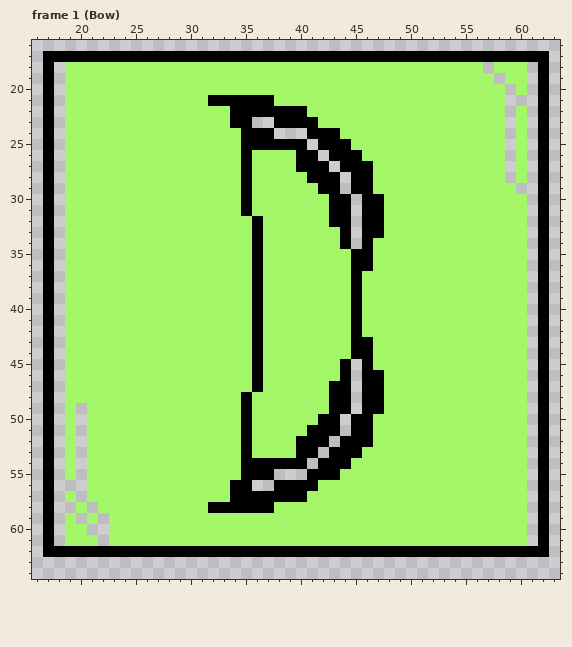
Edited in one commit: pixel-art file (Assets/Sprites/POO_Principles_Project_Wireframe.aseprite). Above: the version before the commit.
80x80 pixels, 3 frames. Shown: frame 1 (Bow): x 16..63, y 16..64. The commit also changed other frames, which this record leaves out.
Once edited:
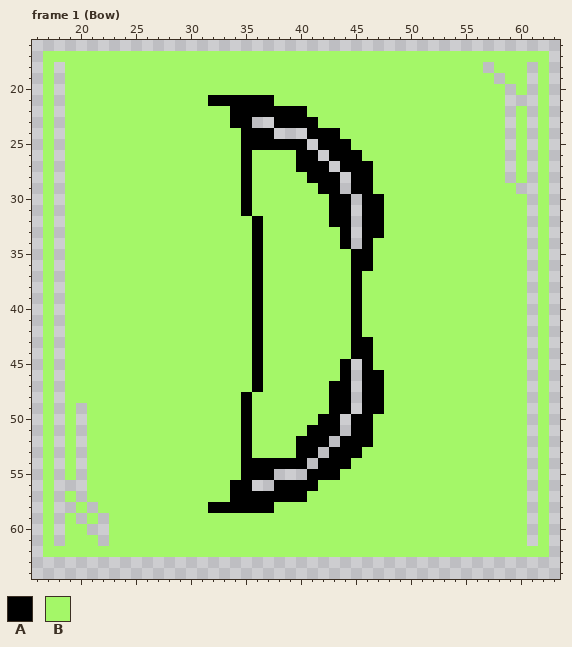
Palette (. is transparent): A #000000  B #a4f768
Diff:
--- frame 1 (Bow)
@@ x 16..63 @@
 16 ................................................
-17 .AAAAAAAAAAAAAAAAAAAAAAAAAAAAAAAAAAAAAAAAAAAAAA.
-18 .A.BBBBBBBBBBBBBBBBBBBBBBBBBBBBBBBBBBBBBB.BBB.A.
-19 .A.BBBBBBBBBBBBBBBBBBBBBBBBBBBBBBBBBBBBBBB.BB.A.
-20 .A.BBBBBBBBBBBBBBBBBBBBBBBBBBBBBBBBBBBBBBBB.B.A.
-21 .A.BBBBBBBBBBBBBAAAAAABBBBBBBBBBBBBBBBBBBBB...A.
-22 .A.BBBBBBBBBBBBBBBAAAAAAABBBBBBBBBBBBBBBBBB.B.A.
-23 .A.BBBBBBBBBBBBBBBAA..AAAABBBBBBBBBBBBBBBBB.B.A.
-24 .A.BBBBBBBBBBBBBBBBAAA...AAABBBBBBBBBBBBBBB.B.A.
-25 .A.BBBBBBBBBBBBBBBBAAAAAA.AAABBBBBBBBBBBBBB.B.A.
-26 .A.BBBBBBBBBBBBBBBBABBBBAA.AAABBBBBBBBBBBBB.B.A.
-27 .A.BBBBBBBBBBBBBBBBABBBBAAA.AAABBBBBBBBBBBB.B.A.
-28 .A.BBBBBBBBBBBBBBBBABBBBBAAA.AABBBBBBBBBBBB.B.A.
-29 .A.BBBBBBBBBBBBBBBBABBBBBBAA.AABBBBBBBBBBBBB..A.
-30 .A.BBBBBBBBBBBBBBBBABBBBBBBAA.AABBBBBBBBBBBBB.A.
-31 .A.BBBBBBBBBBBBBBBBABBBBBBBAA.AABBBBBBBBBBBBB.A.
-32 .A.BBBBBBBBBBBBBBBBBABBBBBBAA.AABBBBBBBBBBBBB.A.
-33 .A.BBBBBBBBBBBBBBBBBABBBBBBBA.AABBBBBBBBBBBBB.A.
-34 .A.BBBBBBBBBBBBBBBBBABBBBBBBA.ABBBBBBBBBBBBBB.A.
-35 .A.BBBBBBBBBBBBBBBBBABBBBBBBBAABBBBBBBBBBBBBB.A.
-36 .A.BBBBBBBBBBBBBBBBBABBBBBBBBAABBBBBBBBBBBBBB.A.
-37 .A.BBBBBBBBBBBBBBBBBABBBBBBBBABBBBBBBBBBBBBBB.A.
-38 .A.BBBBBBBBBBBBBBBBBABBBBBBBBABBBBBBBBBBBBBBB.A.
-39 .A.BBBBBBBBBBBBBBBBBABBBBBBBBABBBBBBBBBBBBBBB.A.
-40 .A.BBBBBBBBBBBBBBBBBABBBBBBBBABBBBBBBBBBBBBBB.A.
-41 .A.BBBBBBBBBBBBBBBBBABBBBBBBBABBBBBBBBBBBBBBB.A.
-42 .A.BBBBBBBBBBBBBBBBBABBBBBBBBABBBBBBBBBBBBBBB.A.
-43 .A.BBBBBBBBBBBBBBBBBABBBBBBBBAABBBBBBBBBBBBBB.A.
-44 .A.BBBBBBBBBBBBBBBBBABBBBBBBBAABBBBBBBBBBBBBB.A.
-45 .A.BBBBBBBBBBBBBBBBBABBBBBBBA.ABBBBBBBBBBBBBB.A.
-46 .A.BBBBBBBBBBBBBBBBBABBBBBBBA.AABBBBBBBBBBBBB.A.
-47 .A.BBBBBBBBBBBBBBBBBABBBBBBAA.AABBBBBBBBBBBBB.A.
-48 .A.BBBBBBBBBBBBBBBBABBBBBBBAA.AABBBBBBBBBBBBB.A.
-49 .A.B.BBBBBBBBBBBBBBABBBBBBBAA.AABBBBBBBBBBBBB.A.
-50 .A.B.BBBBBBBBBBBBBBABBBBBBAA.AABBBBBBBBBBBBBB.A.
-51 .A.B.BBBBBBBBBBBBBBABBBBBAAA.AABBBBBBBBBBBBBB.A.
-52 .A.B.BBBBBBBBBBBBBBABBBBAAA.AAABBBBBBBBBBBBBB.A.
-53 .A.B.BBBBBBBBBBBBBBABBBBAA.AAABBBBBBBBBBBBBBB.A.
-54 .A.B.BBBBBBBBBBBBBBAAAAAA.AAABBBBBBBBBBBBBBBB.A.
-55 .A.B.BBBBBBBBBBBBBBAAA...AAABBBBBBBBBBBBBBBBB.A.
-56 .A...BBBBBBBBBBBBBAA..AAAABBBBBBBBBBBBBBBBBBB.A.
-57 .A.B.BBBBBBBBBBBBBAAAAAAABBBBBBBBBBBBBBBBBBBB.A.
-58 .A..B.BBBBBBBBBBAAAAAABBBBBBBBBBBBBBBBBBBBBBB.A.
-59 .A.B.B.BBBBBBBBBBBBBBBBBBBBBBBBBBBBBBBBBBBBBB.A.
-60 .A.BB..BBBBBBBBBBBBBBBBBBBBBBBBBBBBBBBBBBBBBB.A.
-61 .A.BBB.BBBBBBBBBBBBBBBBBBBBBBBBBBBBBBBBBBBBBB.A.
-62 .AAAAAAAAAAAAAAAAAAAAAAAAAAAAAAAAAAAAAAAAAAAAAA.
+17 .BBBBBBBBBBBBBBBBBBBBBBBBBBBBBBBBBBBBBBBBBBBBBB.
+18 .B.BBBBBBBBBBBBBBBBBBBBBBBBBBBBBBBBBBBBBB.BBB.B.
+19 .B.BBBBBBBBBBBBBBBBBBBBBBBBBBBBBBBBBBBBBBB.BB.B.
+20 .B.BBBBBBBBBBBBBBBBBBBBBBBBBBBBBBBBBBBBBBBB.B.B.
+21 .B.BBBBBBBBBBBBBAAAAAABBBBBBBBBBBBBBBBBBBBB...B.
+22 .B.BBBBBBBBBBBBBBBAAAAAAABBBBBBBBBBBBBBBBBB.B.B.
+23 .B.BBBBBBBBBBBBBBBAA..AAAABBBBBBBBBBBBBBBBB.B.B.
+24 .B.BBBBBBBBBBBBBBBBAAA...AAABBBBBBBBBBBBBBB.B.B.
+25 .B.BBBBBBBBBBBBBBBBAAAAAA.AAABBBBBBBBBBBBBB.B.B.
+26 .B.BBBBBBBBBBBBBBBBABBBBAA.AAABBBBBBBBBBBBB.B.B.
+27 .B.BBBBBBBBBBBBBBBBABBBBAAA.AAABBBBBBBBBBBB.B.B.
+28 .B.BBBBBBBBBBBBBBBBABBBBBAAA.AABBBBBBBBBBBB.B.B.
+29 .B.BBBBBBBBBBBBBBBBABBBBBBAA.AABBBBBBBBBBBBB..B.
+30 .B.BBBBBBBBBBBBBBBBABBBBBBBAA.AABBBBBBBBBBBBB.B.
+31 .B.BBBBBBBBBBBBBBBBABBBBBBBAA.AABBBBBBBBBBBBB.B.
+32 .B.BBBBBBBBBBBBBBBBBABBBBBBAA.AABBBBBBBBBBBBB.B.
+33 .B.BBBBBBBBBBBBBBBBBABBBBBBBA.AABBBBBBBBBBBBB.B.
+34 .B.BBBBBBBBBBBBBBBBBABBBBBBBA.ABBBBBBBBBBBBBB.B.
+35 .B.BBBBBBBBBBBBBBBBBABBBBBBBBAABBBBBBBBBBBBBB.B.
+36 .B.BBBBBBBBBBBBBBBBBABBBBBBBBAABBBBBBBBBBBBBB.B.
+37 .B.BBBBBBBBBBBBBBBBBABBBBBBBBABBBBBBBBBBBBBBB.B.
+38 .B.BBBBBBBBBBBBBBBBBABBBBBBBBABBBBBBBBBBBBBBB.B.
+39 .B.BBBBBBBBBBBBBBBBBABBBBBBBBABBBBBBBBBBBBBBB.B.
+40 .B.BBBBBBBBBBBBBBBBBABBBBBBBBABBBBBBBBBBBBBBB.B.
+41 .B.BBBBBBBBBBBBBBBBBABBBBBBBBABBBBBBBBBBBBBBB.B.
+42 .B.BBBBBBBBBBBBBBBBBABBBBBBBBABBBBBBBBBBBBBBB.B.
+43 .B.BBBBBBBBBBBBBBBBBABBBBBBBBAABBBBBBBBBBBBBB.B.
+44 .B.BBBBBBBBBBBBBBBBBABBBBBBBBAABBBBBBBBBBBBBB.B.
+45 .B.BBBBBBBBBBBBBBBBBABBBBBBBA.ABBBBBBBBBBBBBB.B.
+46 .B.BBBBBBBBBBBBBBBBBABBBBBBBA.AABBBBBBBBBBBBB.B.
+47 .B.BBBBBBBBBBBBBBBBBABBBBBBAA.AABBBBBBBBBBBBB.B.
+48 .B.BBBBBBBBBBBBBBBBABBBBBBBAA.AABBBBBBBBBBBBB.B.
+49 .B.B.BBBBBBBBBBBBBBABBBBBBBAA.AABBBBBBBBBBBBB.B.
+50 .B.B.BBBBBBBBBBBBBBABBBBBBAA.AABBBBBBBBBBBBBB.B.
+51 .B.B.BBBBBBBBBBBBBBABBBBBAAA.AABBBBBBBBBBBBBB.B.
+52 .B.B.BBBBBBBBBBBBBBABBBBAAA.AAABBBBBBBBBBBBBB.B.
+53 .B.B.BBBBBBBBBBBBBBABBBBAA.AAABBBBBBBBBBBBBBB.B.
+54 .B.B.BBBBBBBBBBBBBBAAAAAA.AAABBBBBBBBBBBBBBBB.B.
+55 .B.B.BBBBBBBBBBBBBBAAA...AAABBBBBBBBBBBBBBBBB.B.
+56 .B...BBBBBBBBBBBBBAA..AAAABBBBBBBBBBBBBBBBBBB.B.
+57 .B.B.BBBBBBBBBBBBBAAAAAAABBBBBBBBBBBBBBBBBBBB.B.
+58 .B..B.BBBBBBBBBBAAAAAABBBBBBBBBBBBBBBBBBBBBBB.B.
+59 .B.B.B.BBBBBBBBBBBBBBBBBBBBBBBBBBBBBBBBBBBBBB.B.
+60 .B.BB..BBBBBBBBBBBBBBBBBBBBBBBBBBBBBBBBBBBBBB.B.
+61 .B.BBB.BBBBBBBBBBBBBBBBBBBBBBBBBBBBBBBBBBBBBB.B.
+62 .BBBBBBBBBBBBBBBBBBBBBBBBBBBBBBBBBBBBBBBBBBBBBB.
 63 ................................................
Boxes around the changes in both pictures, in picture pixels (x1, y1, x2, y2):
changed: (43, 51, 549, 557)
